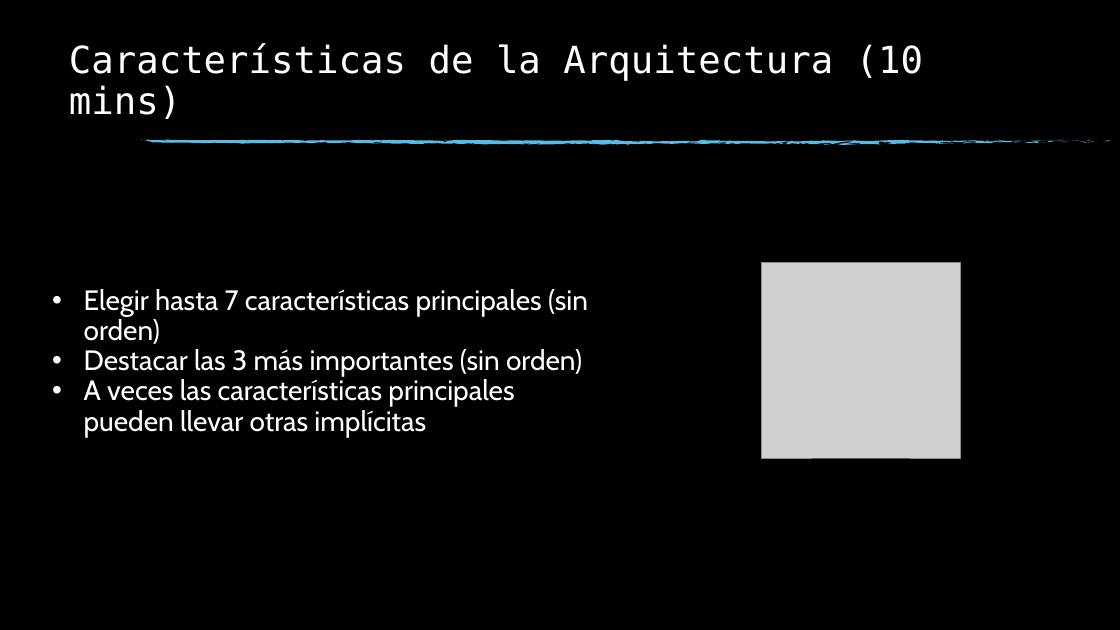
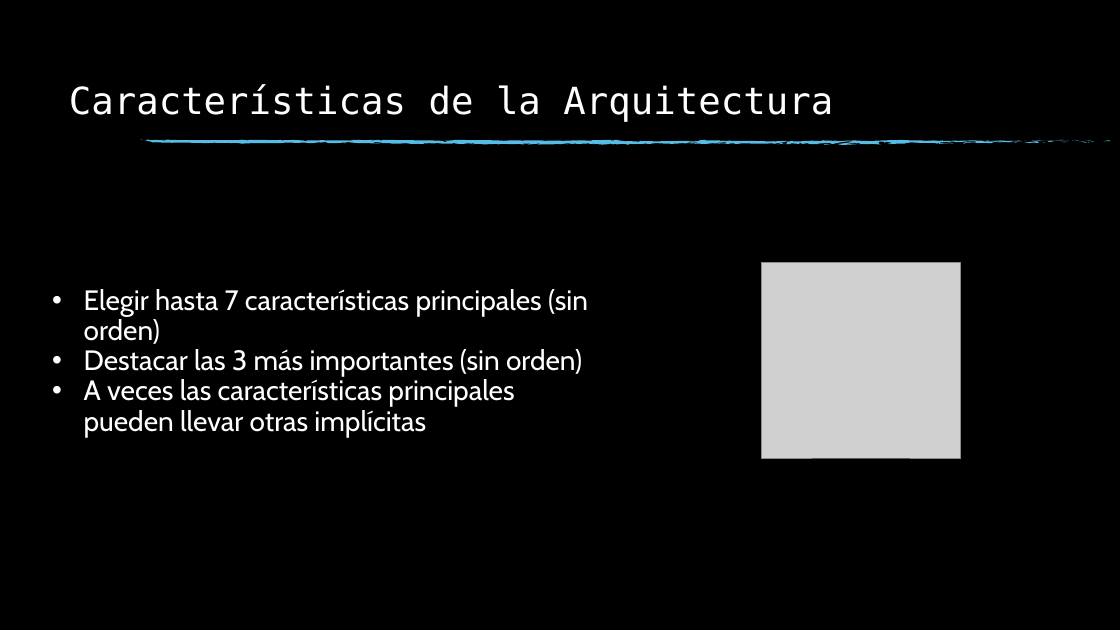
Before and after one commit to elkoyote07/kata-arch, a slide deck: slide 6 of docs/presentations/Kata Session.pptx. Drawn at 1120x630 pixels with LibreOffice and Linux fonts; fonts in the diff are those of the drawing; grey boxes stand for pictures; background and template pictures are left out. Boxes give left, top, right and bottom in pixels: in the first picture for what was removed or moved away, otherwise in the second. Text is boxed around its words. In the diff, an @@ line names an element or a change of style, - is before the commit and + after.

```diff
--- a/docs/presentations/Kata Session.pptx
+++ b/docs/presentations/Kata Session.pptx
@@ title at (69,84,833,122): text changed @@
-Características de la Arquitectura (10 mins)
+Características de la Arquitectura
```
Also in this commit, not shown: 6 other slides changed, 1 slide added.
